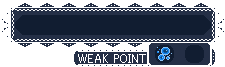
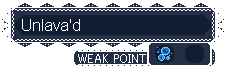
The second 225 × 67 image is a revision of the first. Changes to its layers:
renamed "Pasted Layer" to "Unlava'd", showed it, moved it above "BG", painted on it over [22, 19, 80, 31]
